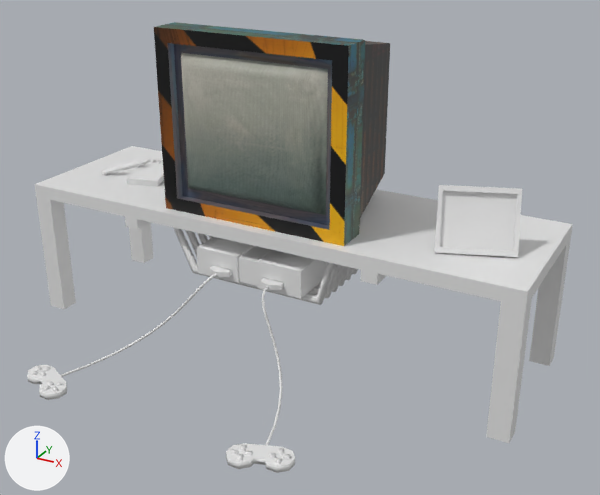
What one commit did to the Blender file Assets/Models/blend/GameConsole.blend.
Rendered twice from a camera (50 mm lens) standing at (2.09, -3.36, 2.34) and looking at (0.28, -0.06, 0.69). The lights are fixed; the arrows at lower left show +X, +Y and +Z.

Names of what the first picture shows: 'Console', 'Kommode', 'NoteBook', 'Pen', 'Pictureframe', 'TV', 'Table', 'Torus', 'cable', 'controller1', 'controller2'.
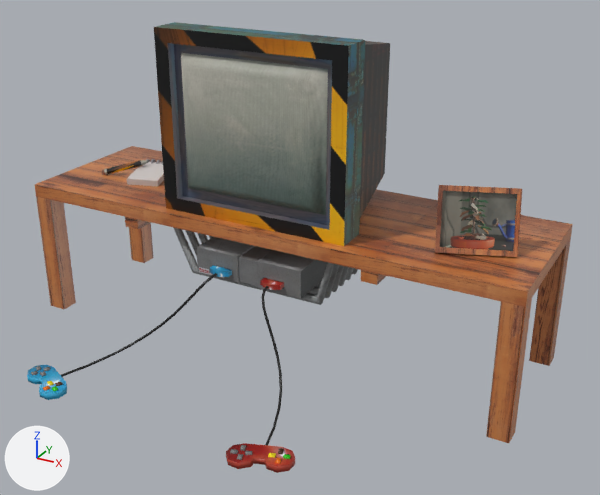
Location of each change, (x1, y1, x2, y2) in pixels of the pictures (600 x 495 px):
'Kommode', surface changed (grey to brown): (35, 146, 573, 443) in both
'Pictureframe', recoloured, surface changed: (435, 185, 522, 257) in both
'Console', recoloured: (197, 237, 328, 299) in both
'Table', recoloured: (174, 228, 358, 305) in both
'controller2', recoloured (white to red): (226, 443, 295, 473) in both
'controller1', recoloured (white to blue): (27, 365, 67, 400) in both
'cable', recoloured (white to grey): (61, 273, 282, 445) in both
'Pen', recoloured: (102, 160, 149, 175) in both
'Torus', deleted: before (146, 159, 163, 164)
part 3 of me_cube_005, recoloured (white to grey): (127, 162, 164, 186) in both

Diff of the bpy script that builds the scene:
```diff
--- a/Assets/Models/blend/GameConsole.blend.py
+++ b/Assets/Models/blend/GameConsole.blend.py
@@ mat_material @@
 mat_material = principled_material('Material')
-mat_material.base_color = (0.8, 0.8, 0.8)  # white #e7e7e7
+mat_material.texture = img_wood_png
 mat_material.roughness = 0.4
@@ mat_material_008 @@
+mat_material_008 = principled_material('Material.008')
+mat_material_008.texture = img_desklamp_png
@@ me_cube @@
 me_cube.from_pydata(...)  # 108 vertices, 106 faces; spans x -1.38..1.43, y -0.17..0.69, z 0.0..0.78
 # used by ob_kommode; parent = ob_table; location = (0.0, 0.0, 0.0)
+# me_cube part 1: texture (UV) coordinates of 106 of 106 faces, centred in x -1.38..1.43, y -0.17..0.69, z 0.0..0.78, changed; they spanned u 0.12..0.88, v 0.0..1.0 and now span u -1.02..2.0, v 0.36..0.98
 me_cube.materials.append(mat_material)
@@ me_beziercurve @@
 me_beziercurve.from_pydata(...)  # 336 vertices, 266 faces; spans x -0.694..0.706, y -0.109..0.414, z 0.425..0.706
+me_beziercurve.materials.append(mat_material_002)  # picture img_metalfloor2_png
@@ me_cube_001 @@
 me_cube_001.from_pydata(...)  # 146 vertices, 143 faces; spans x -0.284..0.333, y -0.201..0.468, z 0.463..0.637
+me_cube_001.materials.append(mat_material_003)  # picture img_console_png
@@ me_cube_004 @@
 me_cube_004.from_pydata(...)  # 24 vertices, 22 faces; spans x 0.904..1.299, y 0.008..0.263, z 0.774..1.076
+# me_cube_004 part 2: texture (UV) coordinates of 22 of 22 faces, centred in x 0.927..1.275, y 0.06..0.209, z 0.777..1.071, changed; they spanned u 0.12..0.88, v 0.0..1.0 and now span u -0.18..1.39, v 0.02..0.96
+me_cube_004.materials.append(mat_material_007)  # picture img_woodframe_png
@@ me_cube_005 @@
-me_cube_005.from_pydata(...)  # 8 vertices, 6 faces; spans x -1.0..-0.741, y 0.083..0.403, z 0.775..0.825
+me_cube_005.from_pydata(...)  # 248 vertices, 246 faces; spans x -1.0..-0.741, y 0.083..0.427, z 0.774..0.843
+# me_cube_005 part 3: 6 faces spanning x -1.0..-0.741, y 0.083..0.403, z 0.775..0.825 switch from no material to mat_material_008 (picture img_desklamp_png)
+# me_cube_005 part 4: the surface is now shaded smooth
@@ me_cylinder @@
 me_cylinder.from_pydata(...)  # 65 vertices, 65 faces; spans x -1.159..-0.913, y 0.136..0.297, z 0.773..0.861
+me_cylinder.materials.append(mat_material_006)  # picture img_wallterminal_png
@@ me_cylinder_001 @@
 me_cylinder_001.from_pydata(...)  # 100 vertices, 72 faces; spans x -0.915..-0.628, y -0.92..-0.714, z 0.0..0.041
+me_cylinder_001.materials.append(mat_material_003)  # picture img_console_png
@@ me_cylinder_002 @@
 me_cylinder_002.from_pydata(...)  # 100 vertices, 72 faces; spans x 0.351..0.643, y -0.913..-0.722, z 0.0..0.041
+me_cylinder_002.materials.append(mat_material_003)  # picture img_console_png
@@ me_beziercurve_001 @@
 me_beziercurve_001.from_pydata(...)  # 156 vertices, 144 faces; spans x -0.759..0.494, y -0.769..-0.18, z 0.012..0.52
+me_beziercurve_001.materials.append(mat_material_001)  # picture img_metaltileblack_png
@@ ob_torus @@
-ob_torus = bpy.data.objects.new('Torus', me_torus)
```
